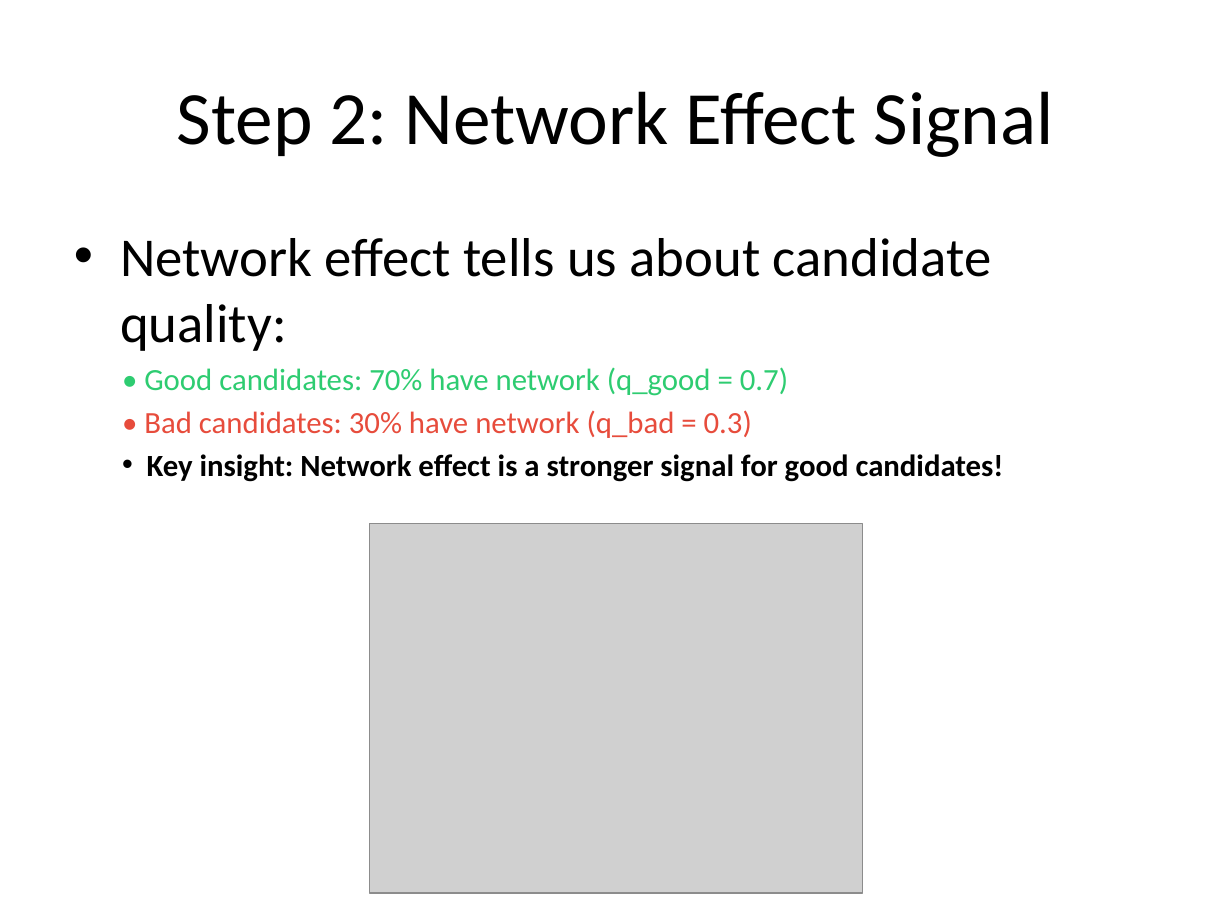
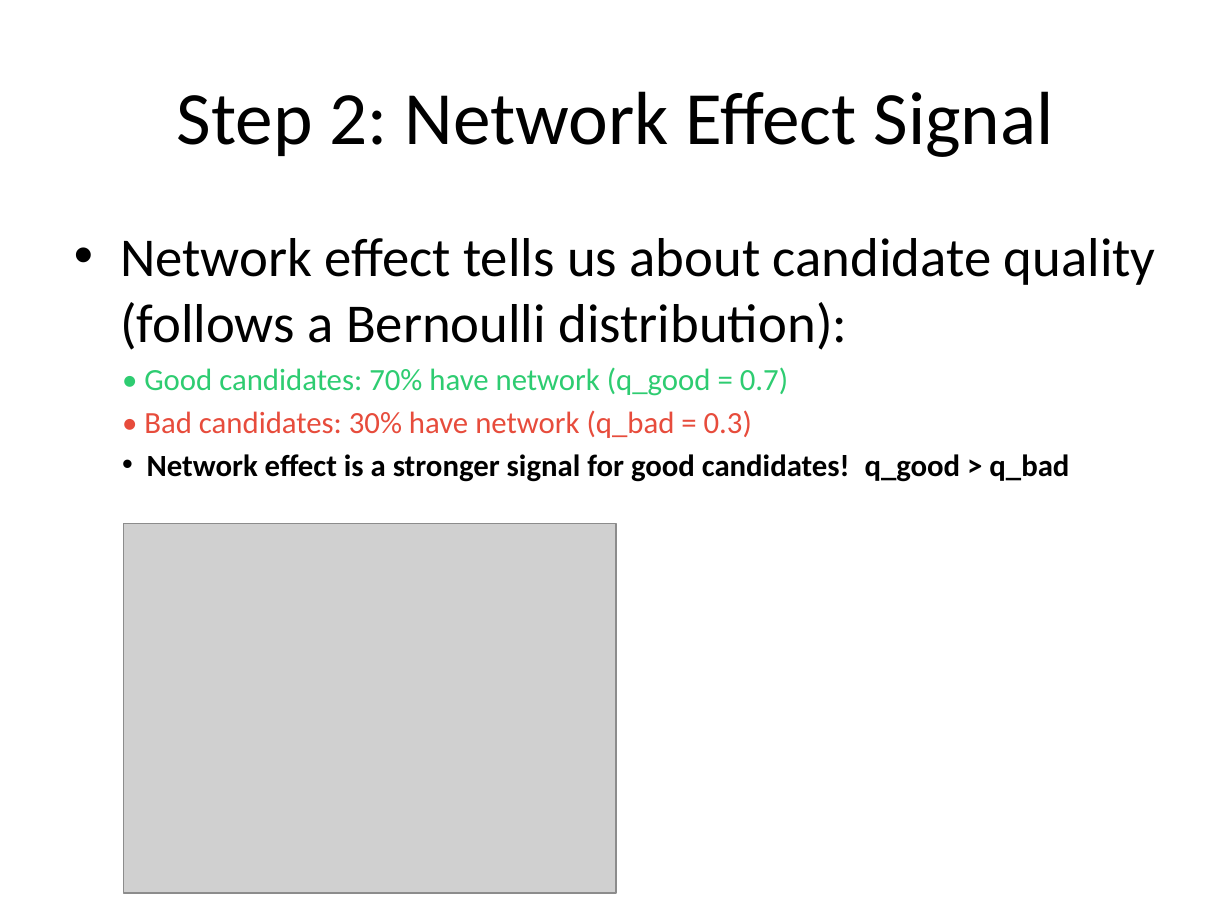
Before and after one commit to lisette-espin/NetworkEffectsGameTheory, a slide deck: slide 5 of pptx/Chaperon_Based_Hiring_Model.pptx. Drawn at 1232x924 pixels with LibreOffice and Linux fonts; fonts in the diff are those of the drawing; grey boxes stand for pictures. Boxes give left, top, right and bottom in pixels: in the first picture for what was removed or moved away, otherwise in the second. Text is boxed around its words. In the diff, an @@ line names an element or a change of style, - is before the commit and + after.

```diff
--- a/pptx/Chaperon_Based_Hiring_Model.pptx
+++ b/pptx/Chaperon_Based_Hiring_Model.pptx
@@ text at <box>120,238,1156,350</box>: text changed @@
-• Network effect tells us about candidate quality:
+• Network effect tells us about candidate quality (follows a Bernoulli distribution):
@@ text at <box>147,454,1069,482</box>: text changed @@
-• Key insight: Network effect is a stronger signal for good candidates!
+• Network effect is a stronger signal for good candidates! q_good > q_bad
@@ picture: place and size @@
-picture at <box>370,524,862,893</box>
+picture at <box>123,524,616,893</box>
```
Also in this commit, not shown: 4 other slides changed, 10 other files.
